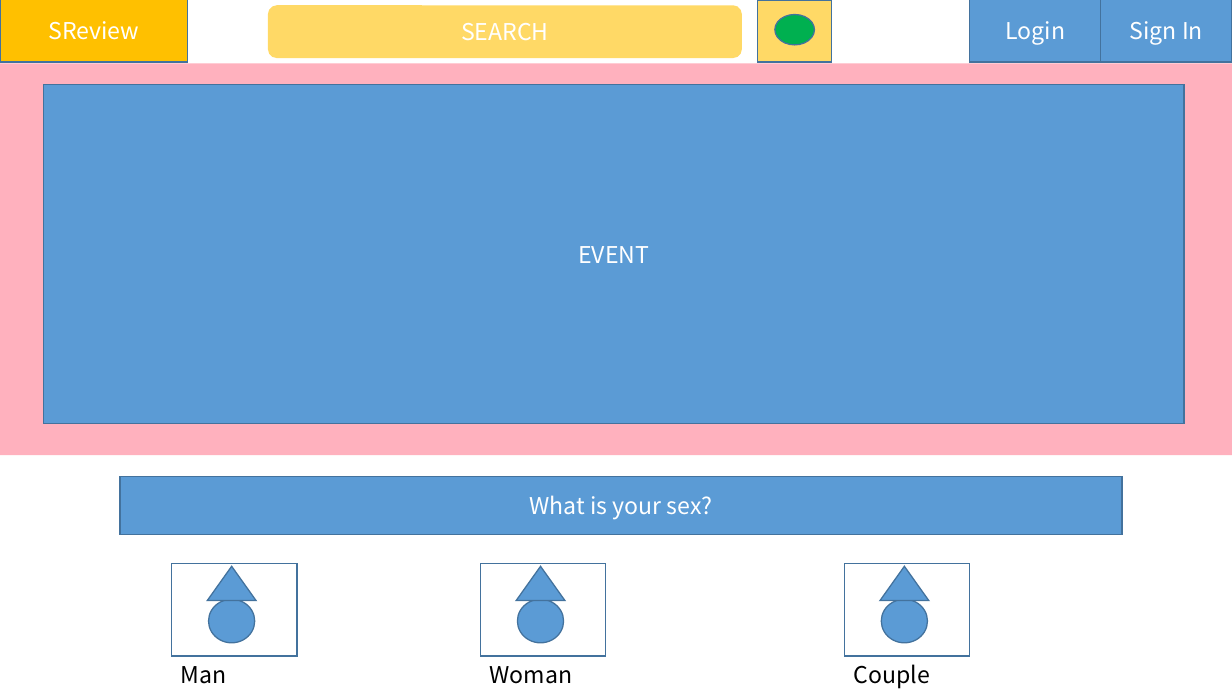
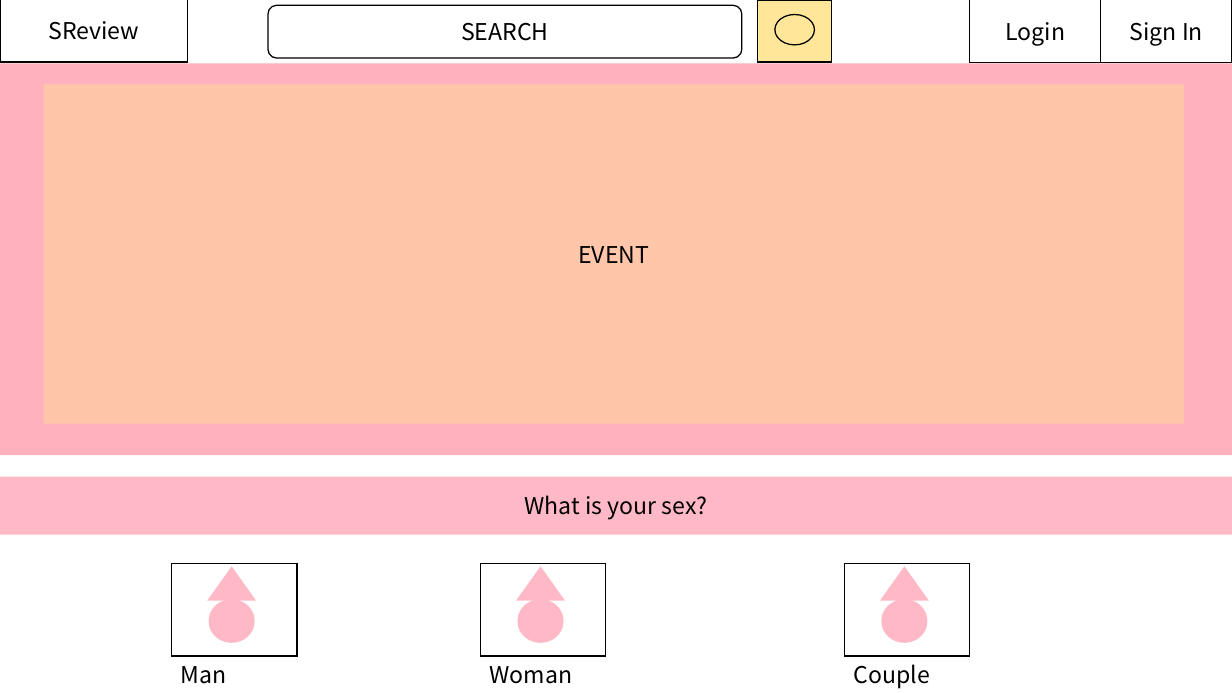
Before and after one commit to lectykim/sreview, a slide deck: slide 3 of hi/view powerpoint.pptx. Drawn at 1232x693 pixels with LibreOffice and Linux fonts; fonts in the diff are those of the drawing. Boxes give left, top, right and bottom in pixels: in the first picture for what was removed or moved away, otherwise in the second. Text is boxed around its words. In the diff, an @@ line names an element or a change of style, - is before the commit and + after.

Commit message:
change color

```diff
--- a/hi/view powerpoint.pptx
+++ b/hi/view powerpoint.pptx
@@ rectangle "SReview" at [0, 0, 188, 63]: text colour #FFFFFF to #000000, letter outline none to #FFB9C6 0.75 pt; fill #FFC000 to #FFFFFF; outline #43739E 1 pt to #000000 1 pt @@
@@ rounded rectangle "SEARCH" at [268, 6, 742, 58]: text colour #FFFFFF to #000000; fill #FFD966 to #FFFFFF; outline none to #000000 1 pt @@
@@ rectangle at [758, 0, 832, 62]: fill #FFD966 to #FFE699; outline #43739E 1 pt to #000000 1 pt @@
@@ ellipse at [775, 15, 815, 45]: fill #00B050 to #FFE699; outline #43739E 1 pt to #000000 1 pt @@
@@ rectangle "Login" at [970, 0, 1102, 64]: text colour #FFFFFF to #000000; fill #5B9BD5 to #FFFFFF; outline #43739E 1 pt to #000000 1 pt @@
@@ rectangle "Sign In" at [1101, 0, 1232, 64]: text colour #FFFFFF to #000000; fill #5B9BD5 to #FFFFFF; outline #43739E 1 pt to #000000 1 pt @@
@@ rectangle "EVENT" at [43, 84, 1184, 423]: text colour #FFFFFF to #000000; fill #5B9BD5 to #FFC6AA; outline #43739E 1 pt to none @@
@@ rectangle "What is your sex?": place and size @@
-rectangle "What is your sex?" at [120, 477, 1122, 535]
+rectangle "What is your sex?" at [0, 477, 1232, 535]
@@ rectangle "What is your sex?" at [0, 477, 1232, 535]: text colour #FFFFFF to #000000; fill #5B9BD5 to #FFB9C6; outline #43739E 1 pt to none @@
@@ outline #43739E 1 pt to #000000 1 pt in 3 elements at [172, 564, 298, 656], [481, 564, 606, 656], [845, 564, 970, 656] @@
@@ fill #5B9BD5 to #FFB9C6; outline #43739E 1 pt to none in 6 elements at [209, 600, 255, 643], [207, 567, 256, 601], [518, 600, 564, 643], [517, 567, 566, 601], [882, 600, 928, 643], [880, 567, 929, 601] @@
```
Also in this commit, not shown: 15 other slides changed.
